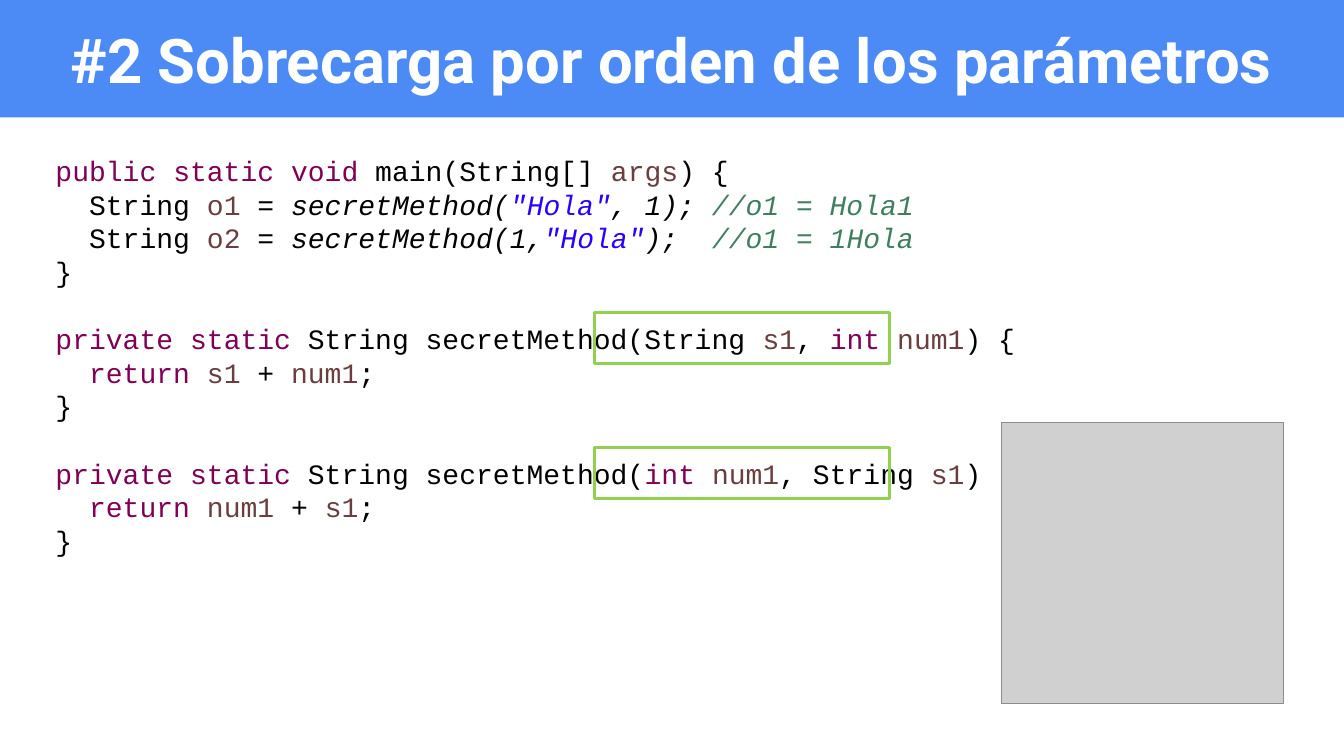
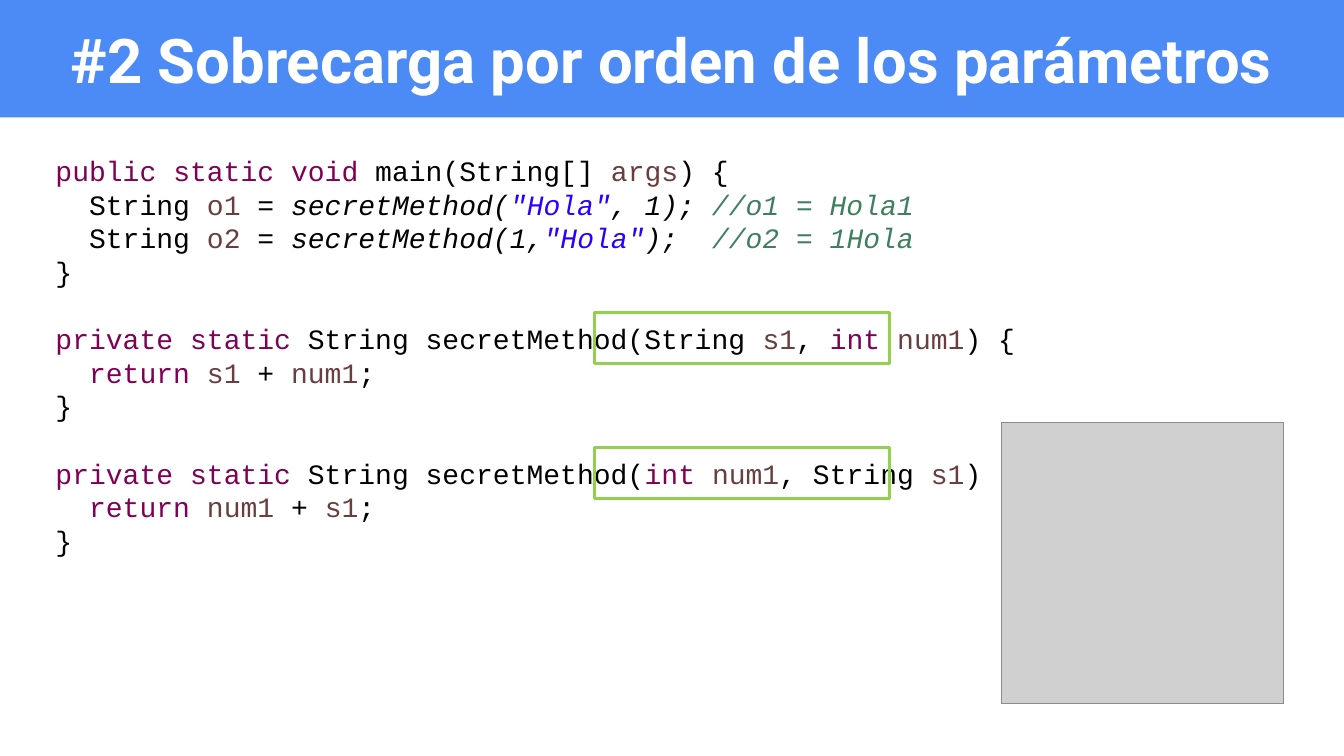
Before and after one commit to OMardil/INFO2, a slide deck: slide 14 of MOD07_Sobrecarga_de_Metodos/01 Presentacion/INFO2_MOD07-Sobrecarga.pptx. Drawn at 1344x756 pixels with LibreOffice and Linux fonts; fonts in the diff are those of the drawing; grey boxes stand for pictures. Boxes give left, top, right and bottom in pixels: in the first picture for what was removed or moved away, otherwise in the second. Text is boxed around its words. In the diff, an @@ line names an element or a change of style, - is before the commit and + after.

```diff
--- a/MOD07_Sobrecarga_de_Metodos/01 Presentacion/INFO2_MOD07-Sobrecarga.pptx
+++ b/MOD07_Sobrecarga_de_Metodos/01 Presentacion/INFO2_MOD07-Sobrecarga.pptx
@@ text at [89, 229, 914, 254]: text changed @@
-String o2 = secretMethod(1,"Hola"); //o1 = 1Hola
+String o2 = secretMethod(1,"Hola"); //o2 = 1Hola
```
Also in this commit, not shown: 2 other slides changed.
